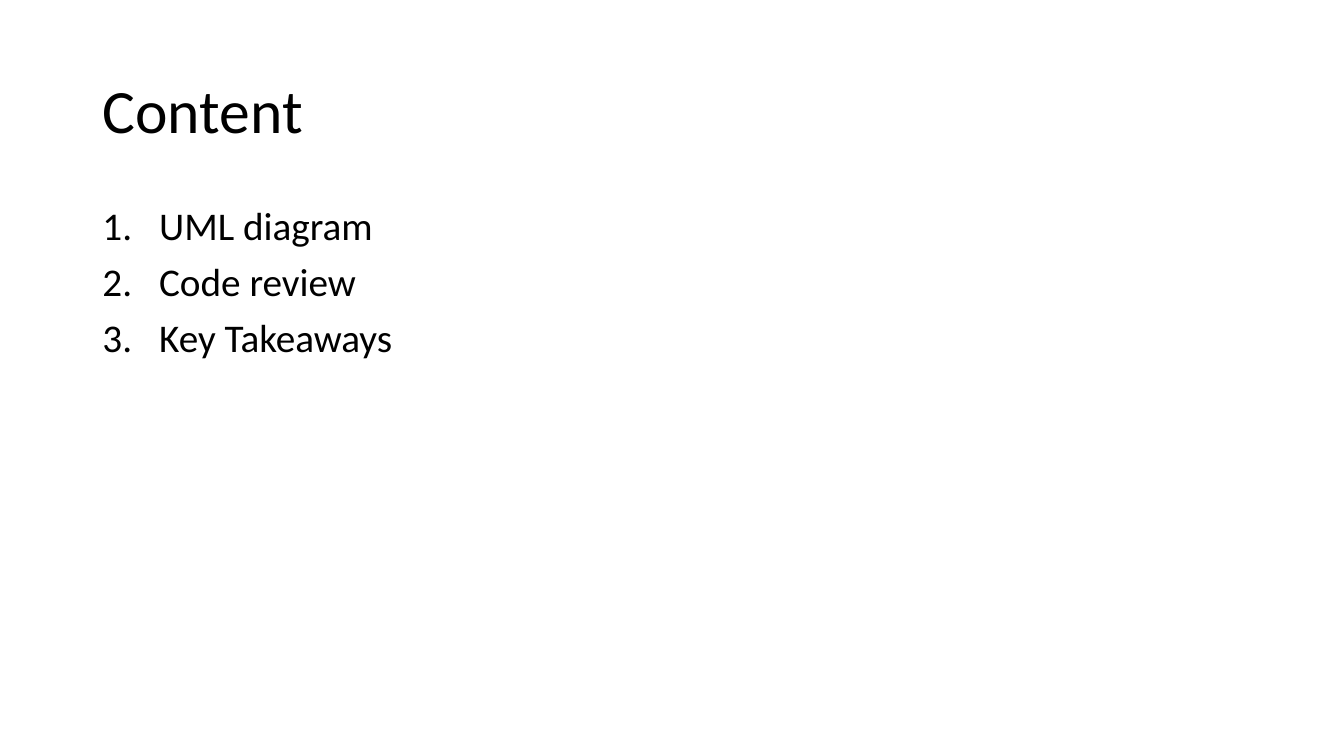
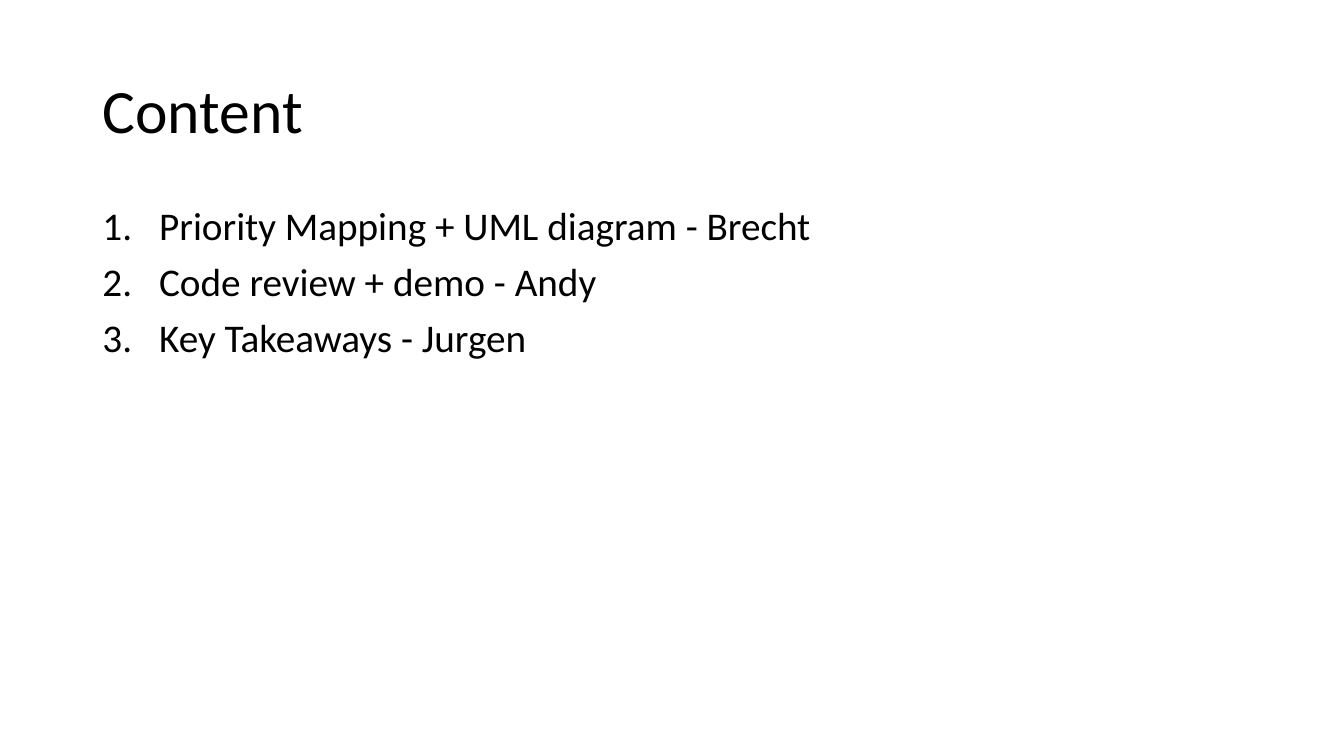
Before and after one commit to Andy-DG/DigiBookyCarbonara, a slide deck: slide 2 of DigiDooky.odp. Drawn at 1344x756 pixels with LibreOffice and Linux fonts; fonts in the diff are those of the drawing. Boxes give left, top, right and bottom in pixels: in the first picture for what was removed or moved away, otherwise in the second. Text is boxed around its words. In the diff, an @@ line names an element or a change of style, - is before the commit and + after.

```diff
--- a/DigiDooky.odp
+++ b/DigiDooky.odp
@@ text at (159, 212, 811, 359): text changed @@
-1. UML diagram
-2. Code review
-3. Key Takeaways
+1. Priority Mapping + UML diagram - Brecht
+2. Code review + demo - Andy
+3. Key Takeaways - Jurgen
```
Also in this commit, not shown: 2 other slides changed, 4 slides added, 1 other file.
